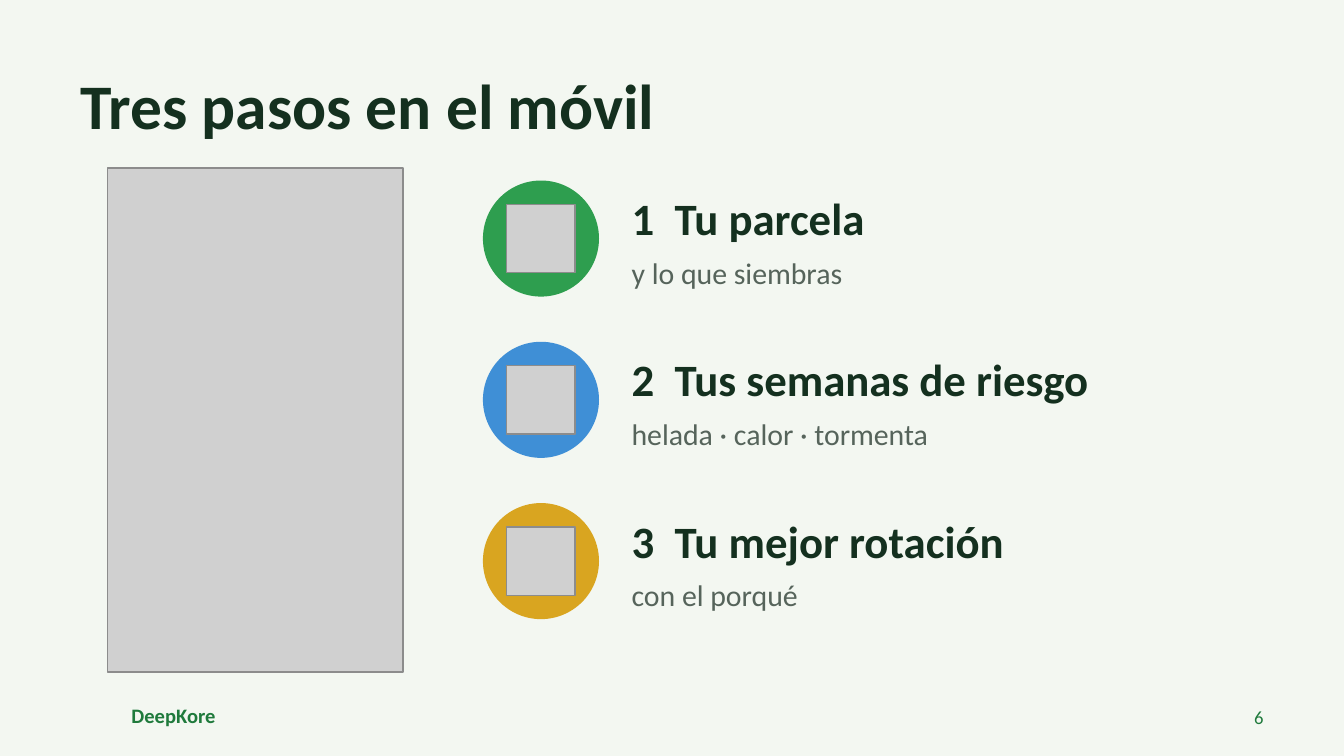
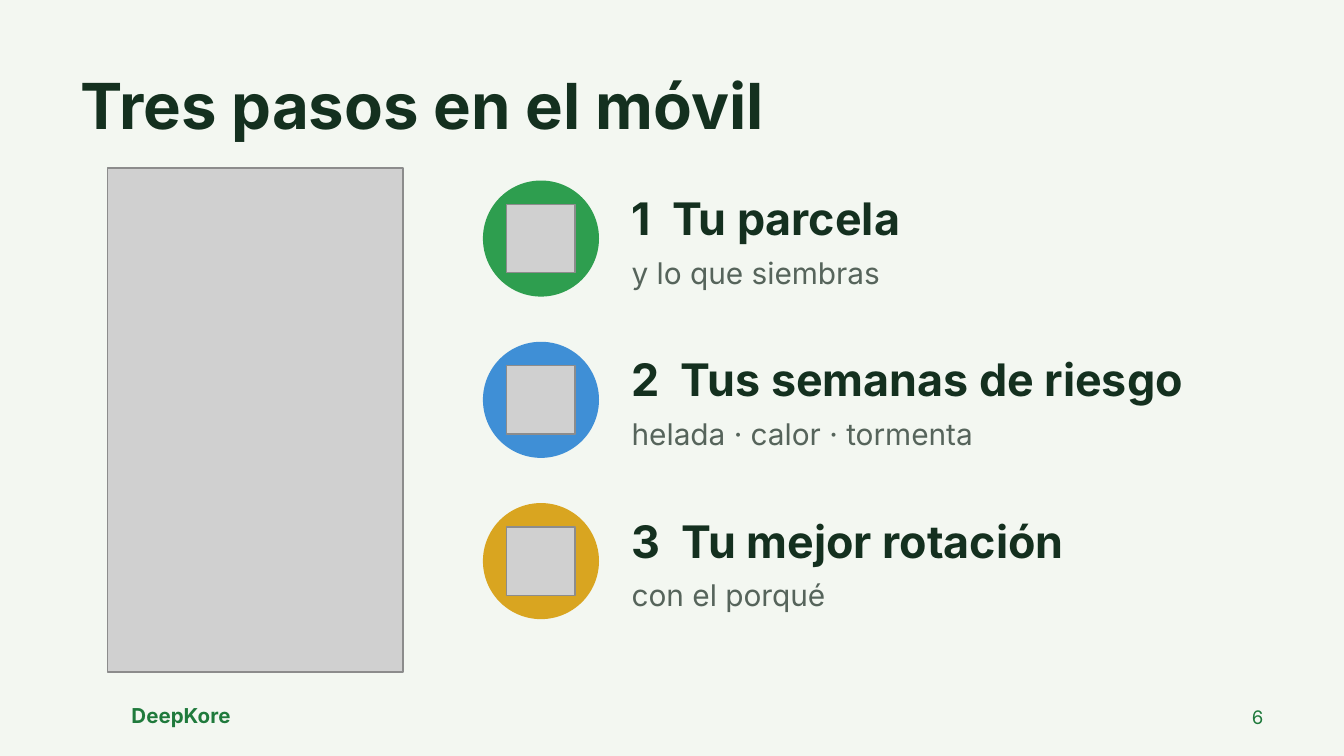
Before and after one commit to euZAPUS/deepkore, a slide deck: slide 6 of pitch/DeepKore_pitch_ES.pptx. Drawn at 1344x756 pixels with LibreOffice and Linux fonts; fonts in the diff are those of the drawing; grey boxes stand for pictures; background and template pictures are left out. Boxes give left, top, right and bottom in pixels: in the first picture for what was removed or moved away, otherwise in the second. Text is boxed around its words. In the diff, an @@ line names an element or a change of style, - is before the commit and + after.

```diff
--- a/pitch/DeepKore_pitch_ES.pptx
+++ b/pitch/DeepKore_pitch_ES.pptx
@@ font Calibri to Inter in 9 elements at <box>80,80,764,142</box>, <box>632,202,900,244</box>, <box>632,261,880,290</box>, <box>632,361,1183,406</box>, <box>632,423,973,446</box>, <box>632,523,1064,567</box>, <box>632,583,825,612</box>, <box>1252,710,1264,724</box>, <box>131,708,230,727</box> @@
```
Also in this commit, not shown: 7 other slides changed, 6 other files.
